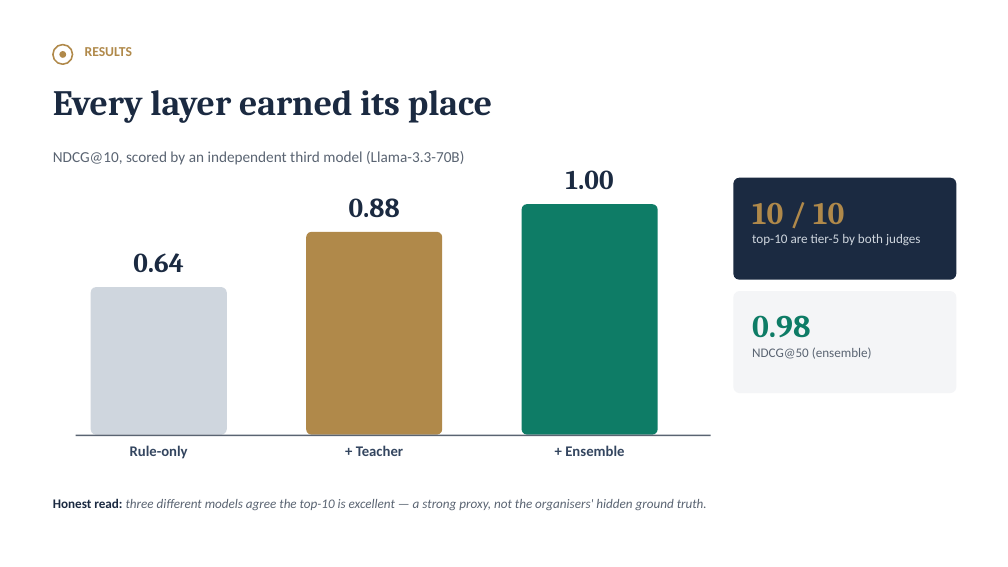
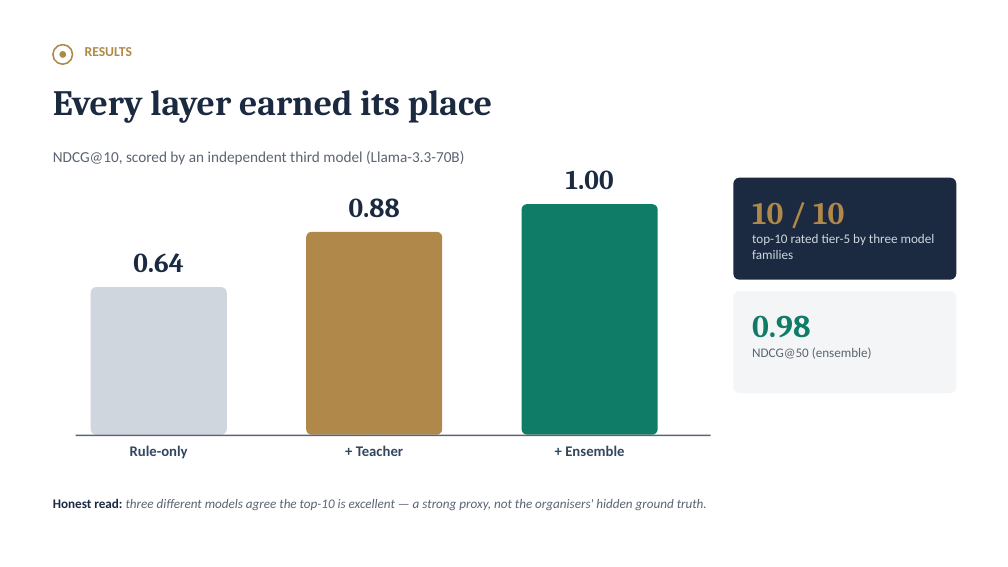
Before and after one commit to TheClazer/parakh, a slide deck: slide 14 of deck/parakh_deck.pptx. Drawn at 1008x567 pixels with LibreOffice and Linux fonts; fonts in the diff are those of the drawing. Boxes give left, top, right and bottom in pixels: in the first picture for what was removed or moved away, otherwise in the second. Text is boxed around its words. In the diff, an @@ line names an element or a change of style, - is before the commit and + after.

Commit message:
v2 final: dual-teacher + sweep + GLM third judge, verified reasons
- Both teachers now cover 5,500 candidates (3,000 rule shortlist + 2,500
  recall-rescue sweep); sweep rescued 9 tier-4 gems the rules under-ranked
- GLM-5.2 third judge on the top-100 (Kimi emits empty output on Nebius);
  top-10 is unanimous tier-5 across three model families
- active_before_signup check removed: fires on 7,496 profiles = generator
  noise, not a trap signature (precision over recall for honeypot flags)
- reasons_final.jsonl: rank-toned, fact-verified reasoning for the final 100
- orjson fast-path; selftest wall ~190-265s / 0.21GB, inside spec limits
- gitignore: whitelist all artifacts needed for Stage-3 reproduction

```diff
--- a/deck/parakh_deck.pptx
+++ b/deck/parakh_deck.pptx
@@ text at (752, 234, 935, 259): text changed @@
-top-10 are tier-5 by both judges
+top-10 rated tier-5 by three model families
```
Also in this commit, not shown: 4 other slides changed, 14 other files.
